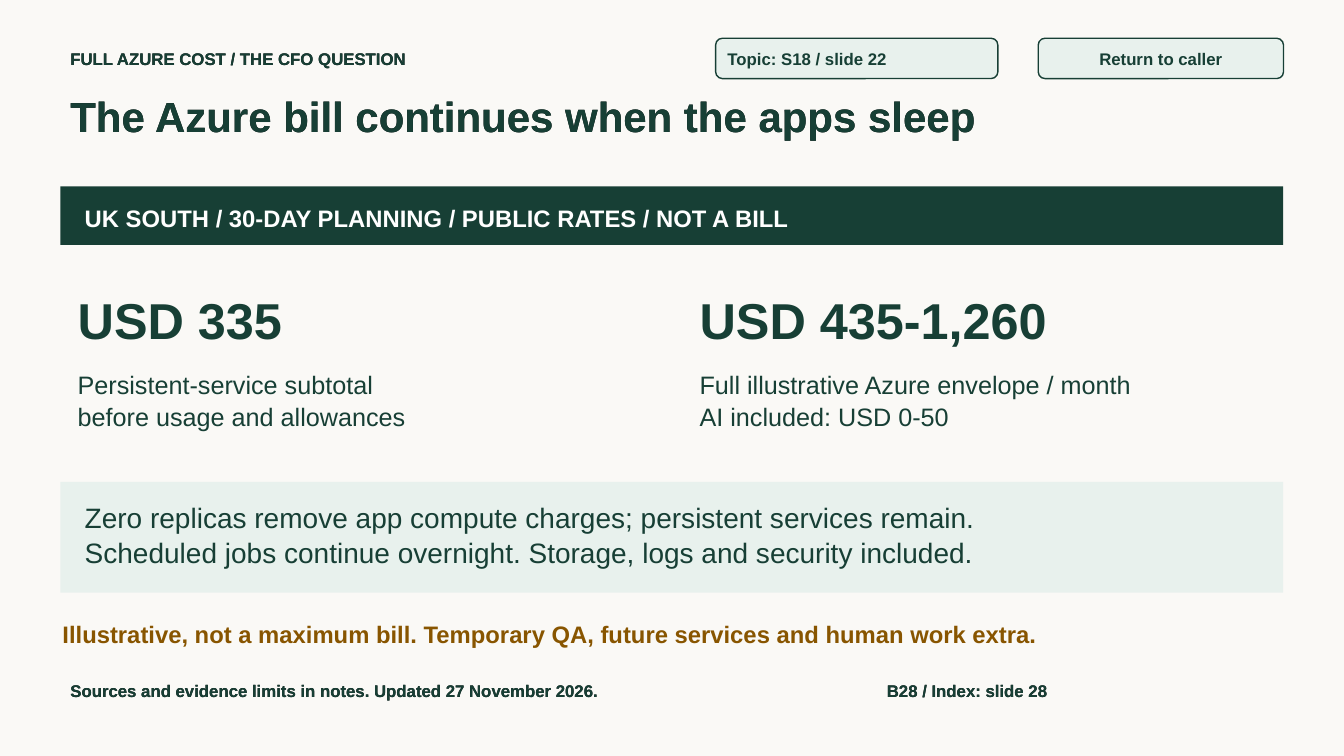
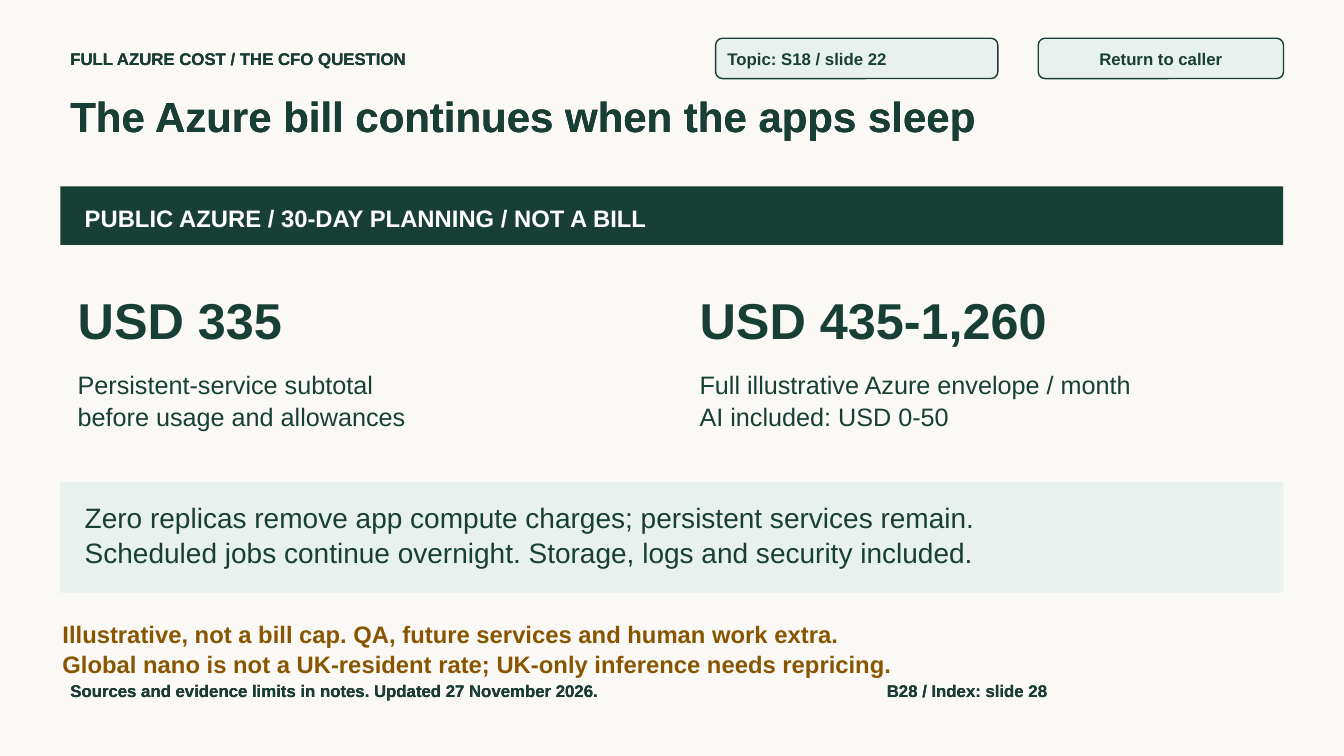
Before and after one commit to jmservera/ama, a slide deck: slide 56 of docs/capstone/deck/zava-forward-cowork-v2-draft.pptx. Drawn at 1344x756 pixels with LibreOffice and Linux fonts; fonts in the diff are those of the drawing. Boxes give left, top, right and bottom in pixels: in the first picture for what was removed or moved away, otherwise in the second. Text is boxed around its words. In the diff, an @@ line names an element or a change of style, - is before the commit and + after.

```diff
--- a/docs/capstone/deck/zava-forward-cowork-v2-draft.pptx
+++ b/docs/capstone/deck/zava-forward-cowork-v2-draft.pptx
@@ text at (85,210,646,228): text changed @@
-UK SOUTH / 30-DAY PLANNING / PUBLIC RATES / NOT A BILL
+PUBLIC AZURE / 30-DAY PLANNING / NOT A BILL
@@ text at (62,625,890,678): text changed @@
-Illustrative, not a maximum bill. Temporary QA, future services and human work extra.
+Illustrative, not a bill cap. QA, future services and human work extra.
+Global nano is not a UK-resident rate; UK-only inference needs repricing.
```
Also in this commit, not shown: 4 other slides changed, 16 other files.
